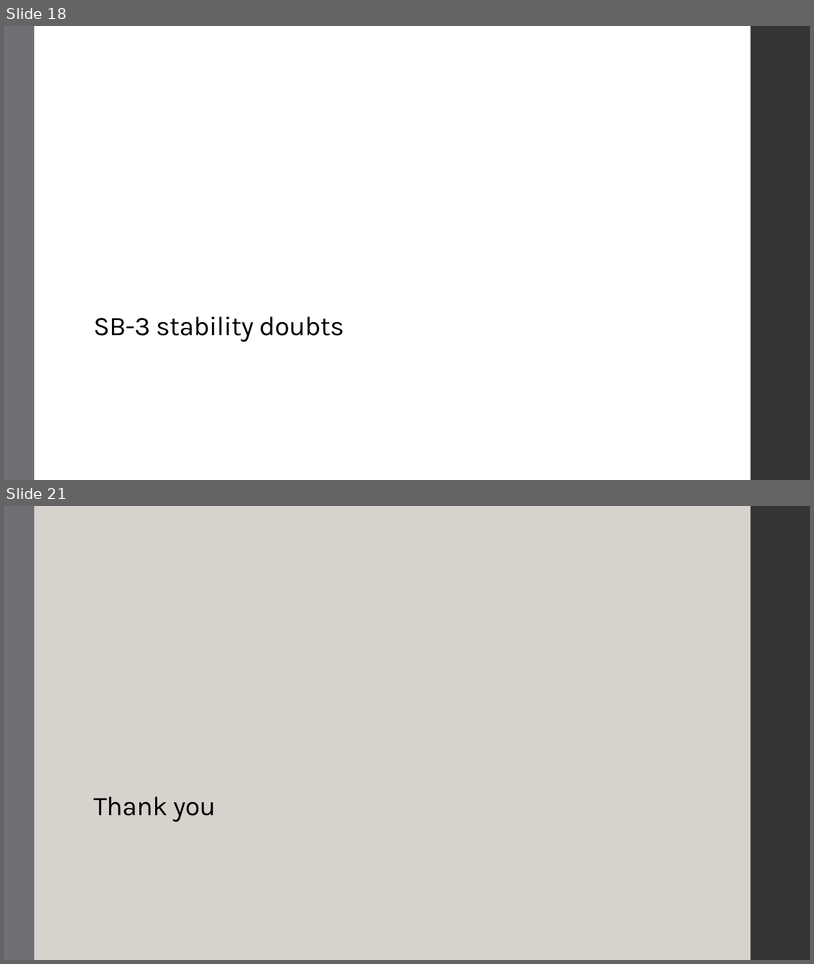
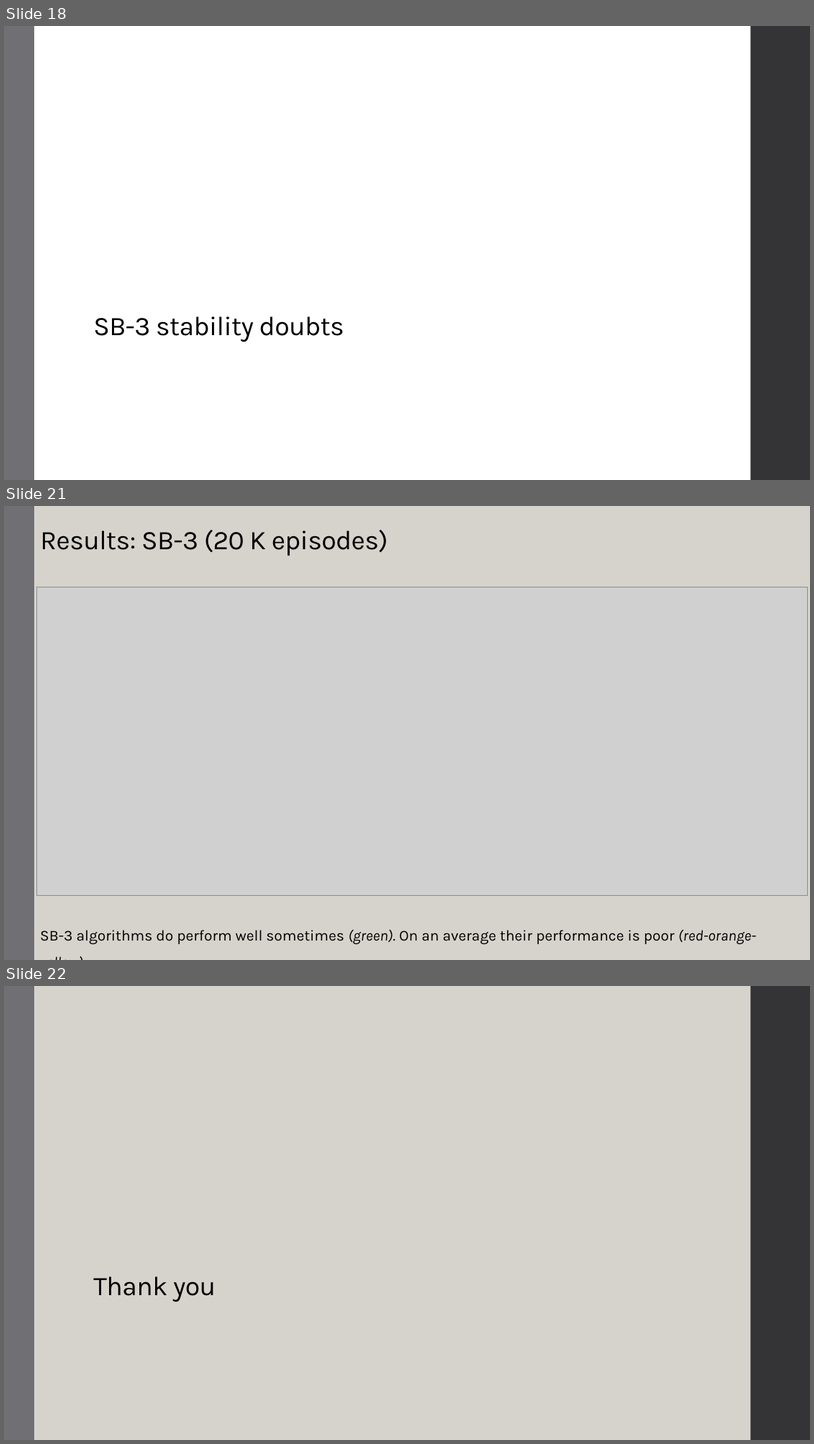
Before and after one commit to Rajesh-Siraskar/empirical_study, a slide deck: artefacts/presentation/Presentation_Empirical_Study_V.2.8_14-Jun-2023.pptx. Shown one above the other, each under a label of ours: slides 18 and 21 before the commit, slides 18, 21 and 22 after it; the slides between them are not shown. The pictures are 814x964 and 814x1444 pixels, drawn with LibreOffice and Linux fonts; fonts in the diff are those of the drawing; grey boxes stand for pictures. Boxes give left, top, right and bottom in pixels: in the first picture for what was removed or moved away, otherwise in the second. Text is boxed around its words. In the diff, an @@ line names an element or a change of style, - is before the commit and + after.

```diff
--- a/artefacts/presentation/Presentation_Empirical_Study_V.2.8_14-Jun-2023.pptx
+++ b/artefacts/presentation/Presentation_Empirical_Study_V.2.8_14-Jun-2023.pptx
@@ slide 21 added at (4,506,810,960), background #D6D3CC; not listed: 1 template element that a slide beside it also shows @@
@@ rectangle added at (4,506,810,960), fill #D6D3CC @@
@@ rectangle added at (4,506,34,960), fill #6F6F74 @@
@@ title added at (40,530,388,556), 32 pt, text #000000 @@
+Results: SB-3 (20 K episodes)
@@ picture added at (36,587,808,895) @@
@@ text added at (40,929,756,944), 18 pt, text #000000 @@
+SB-3 algorithms do perform well sometimes (green). On an average their performance is poor (red-orange-yellow).
@@ what was slide 21 is now slide 22 @@
```
Also in this commit, not shown: 2 slides changed, 1 other slide added, 3 other files.
